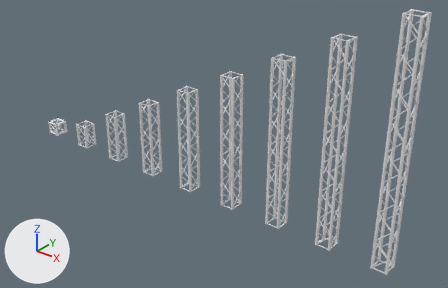
Two versions of the Blender file Litec_asset.blend, one commit apart.
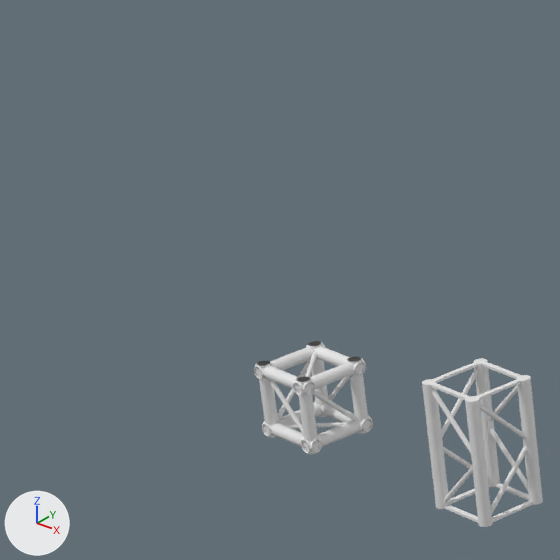
Old and new are each drawn whole from a camera (50 mm lens) standing at (11.01, -7.71, 5.96) and looking at (4.61, 0.28, 1.01) and again close up on the part from 1% to 22% of the width and 21% to 54% of the height. The axes (+X, +Y, +Z) are drawn at lower left. The lights are the same throughout.

The first close-up shows 'LitecQX30-50cm', 'LitecQX30-DADO'.
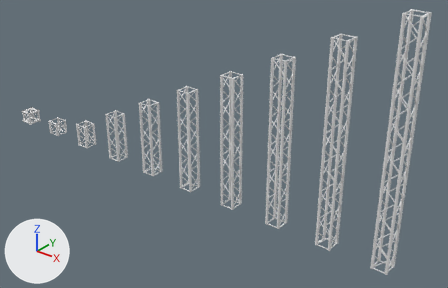
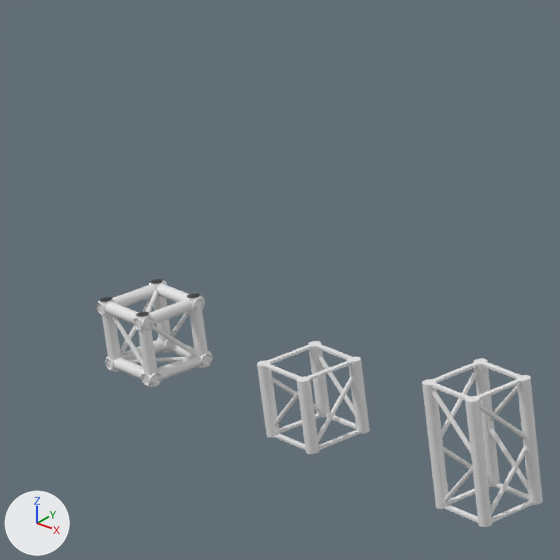
Commit message: added litec 30cm

Pixel boxes [x1, y1, x2, y2] of what changed, in the close-ups (560 x 560 px):
```json
{"object": "LitecQX30-DADO", "change": "moved", "before": [254, 341, 373, 454], "after": [97, 279, 213, 387]}
{"object": "LitecQX30-30cm", "change": "added", "after": [257, 341, 370, 454]}
```

Edits to the scene script, one JSON object a line:
```json
{"op": "add", "block": "me_cylinder_004", "code": ["me_cylinder_004 = bpy.data.meshes.new('Cylinder.004')", "me_cylinder_004.from_pydata(...)  # 560 vertices, 304 faces; spans x -0.144..0.145, y -0.144..0.145, z 0.0..0.3"]}
{"op": "set", "path": "ob_litecqx30_dado.location", "old": "(0.0, 0.0, 0.0)", "new": "(-1.0, 0.0, 0.0)"}
{"op": "add", "block": "ob_litecqx30_30cm", "code": ["ob_litecqx30_30cm = bpy.data.objects.new('LitecQX30-30cm', me_cylinder_004)", "ob_litecqx30_30cm.location = (0.0, 0.0, 0.0)"]}
```
